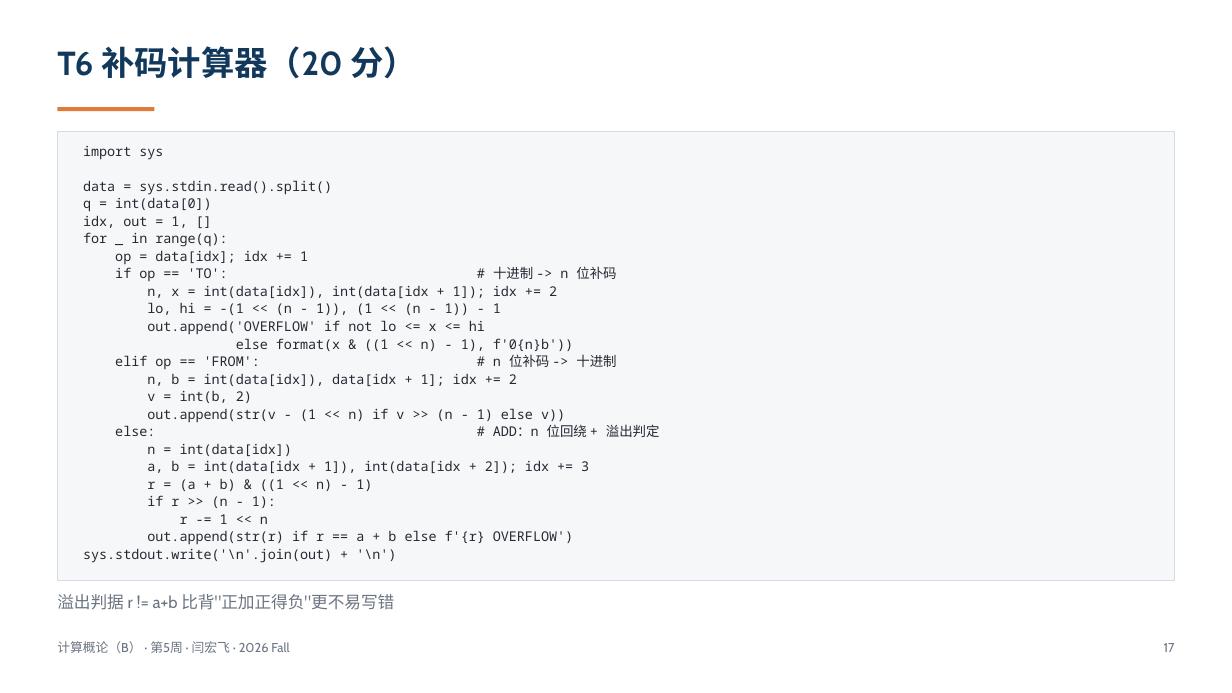
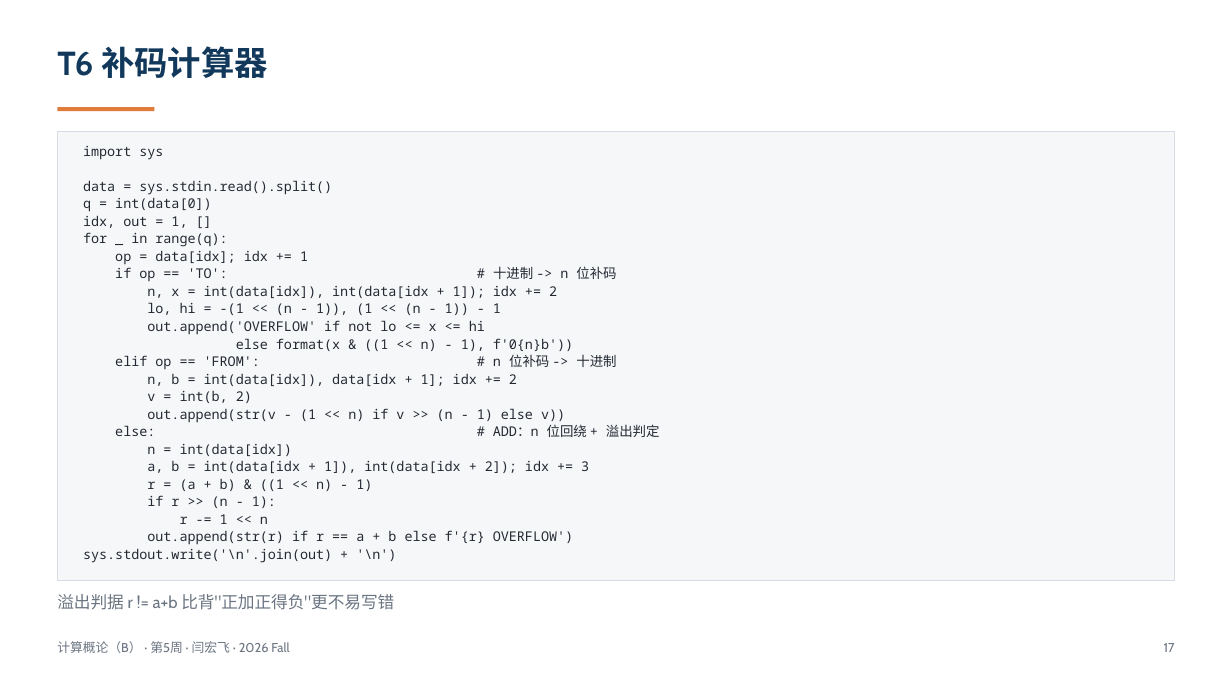
Before and after one commit to GMyhf/2026fall-cs101, a slide deck: slide 17 of courseware/202609_ADS_W05_October_Exam_Review.pptx. Drawn at 1232x693 pixels with LibreOffice and Linux fonts; fonts in the diff are those of the drawing. Boxes give left, top, right and bottom in pixels: in the first picture for what was removed or moved away, otherwise in the second. Text is boxed around its words. In the diff, an @@ line names an element or a change of style, - is before the commit and + after.

```diff
--- a/courseware/202609_ADS_W05_October_Exam_Review.pptx
+++ b/courseware/202609_ADS_W05_October_Exam_Review.pptx
@@ text at (x1=57, y1=46, x2=268, y2=78): text changed @@
-T6 补码计算器（20 分）
+T6 补码计算器
```
Also in this commit, not shown: 6 other slides changed, 1 other file.
